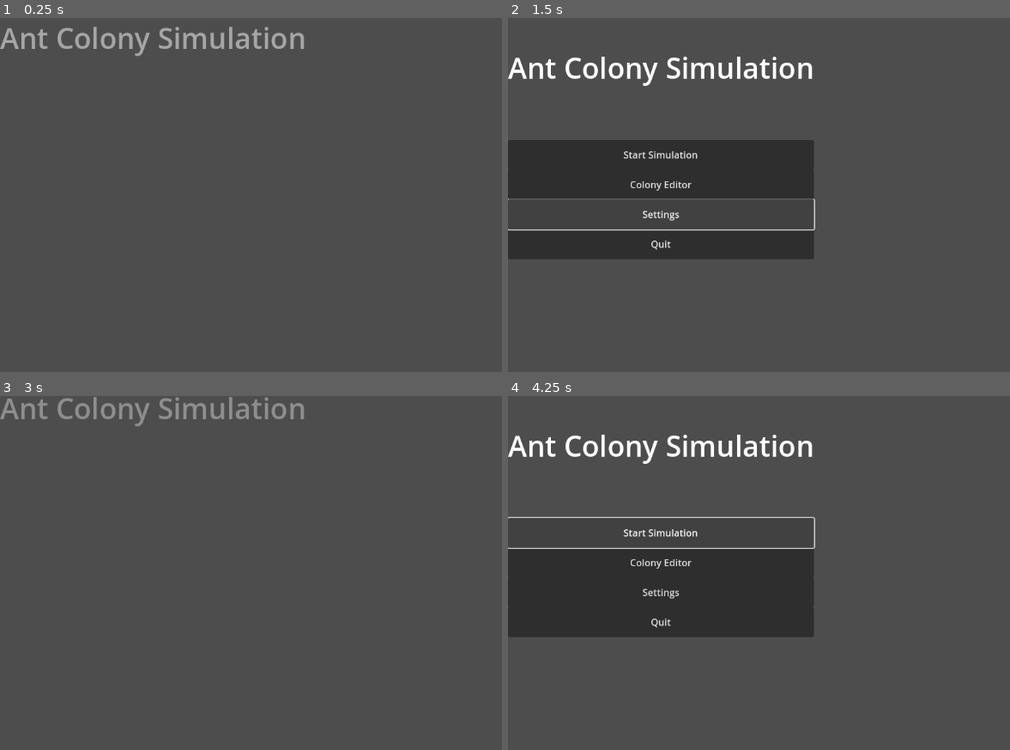
Above: before the commit, frames 1-4 (two rows, left to right).
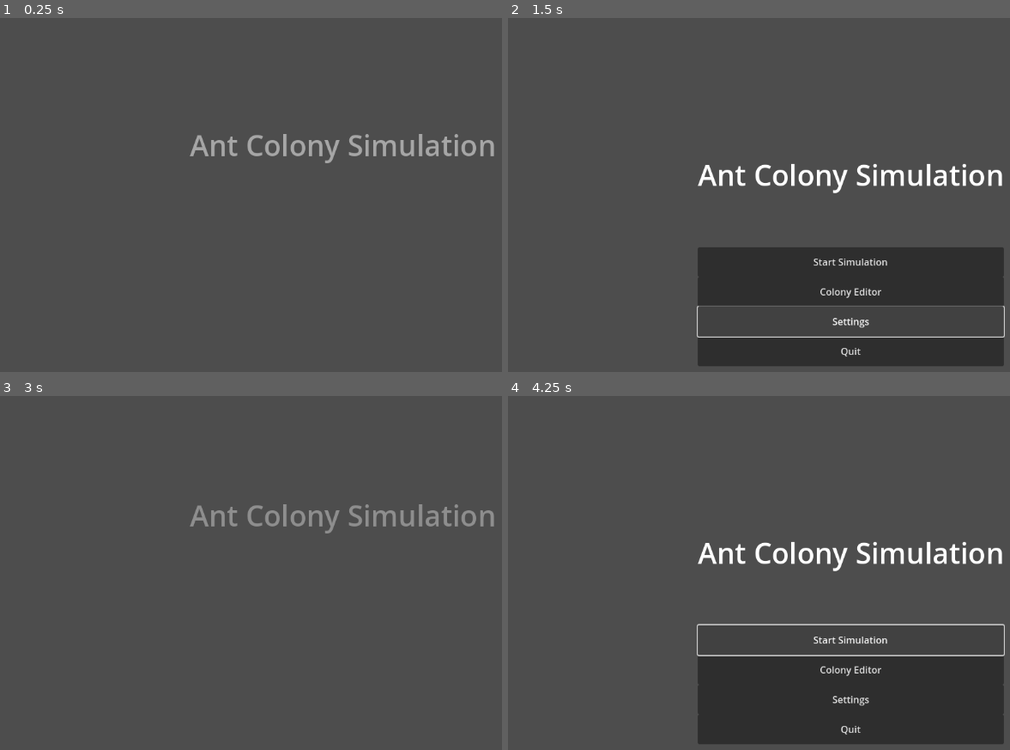
Above: after the commit, the same moments.

Repository: Ctharo/Ant-Colony-Simulation
Game: Godot game, scene res://main.tscn
Same seed, same stepped clock (60 frames per second), same inputs: the game is played once before the commit and once after it.
Inputs (mouse positions are in pixels of both pictures, inside the frame that each line leads up to):
- Up to frame 1 (0.25 s): no input
- Up to frame 2 (1.5 s): move the mouse to (999, 191) at 0.52 s; click "Settings" at 1.25 s
- Up to frame 3 (3 s): click "Colony Editor" at 2 s; click "Back to Main Menu" at 2.75 s
- Up to frame 4 (4.25 s): click "Colony Editor" at 3.5 s

The runs differ from the first frame. In frame 1, 2.7% of the frame differs, in the area x 0-99%, y 2-42%; in frame 2, 31%; in frame 3, 2.6%; in frame 4, 33%, in the area x 0-99%, y 10-99%.

Commit message:
Added first iteration of AntLogicUI

Diff:
--- /dev/null
+++ b/AntLogicUI.gd
@@ -0,0 +1,172 @@
+extends Control
+
+var rule_container: VBoxContainer
+var add_rule_button: Button
+
+enum ComparisonOperator {
+	EQUAL,
+	NOT_EQUAL,
+	GREATER_THAN,
+	LESS_THAN,
+	GREATER_THAN_OR_EQUAL,
+	LESS_THAN_OR_EQUAL
+}
+
+var condition_options = [
+	"food_in_view",
+	"food_in_reach",
+	"energy",
+	"food_carrying_mass",
+	"home_within_reach"
+]
+
+var action_options = [
+	"move_to_nearest_food",
+	"harvest_nearest_food",
+	"return_home",
+	"store_food"
+]
+
+var property_options = [
+	"max_carry_mass",
+	"max_energy",
+	"sight_range",
+	"pheromone_sense_range"
+]
+
+func _ready():
+	create_ui()
+
+func create_ui():
+	var main_container = VBoxContainer.new()
+	main_container.set_anchors_and_offsets_preset(Control.PRESET_FULL_RECT, Control.PRESET_MODE_MINSIZE, 20)
+	add_child(main_container)
+
+	var title = Label.new()
+	title.text = "Ant Logic Editor"
+	title.horizontal_alignment = HORIZONTAL_ALIGNMENT_CENTER
+	title.add_theme_font_size_override("font_size", 24)
+	main_container.add_child(title)
+
+	rule_container = VBoxContainer.new()
+	main_container.add_child(rule_container)
+
+	add_rule_button = Button.new()
+	add_rule_button.text = "Add New Rule"
+	add_rule_button.connect("pressed", Callable(self, "_on_add_rule_pressed"))
+	main_container.add_child(add_rule_button)
+
+func _on_add_rule_pressed():
+	var rule = create_rule()
+	rule_container.add_child(rule)
+
+func create_rule() -> VBoxContainer:
+	var rule = VBoxContainer.new()
+
+	var condition_container = HBoxContainer.new()
+	rule.add_child(condition_container)
+
+	var if_label = Label.new()
+	if_label.text = "If"
+	condition_container.add_child(if_label)
+
+	var condition = OptionButton.new()
+	for option in condition_options:
+		condition.add_item(option)
+	condition_container.add_child(condition)
+
+	var operator = OptionButton.new()
+	for op in ComparisonOperator.keys():
+		operator.add_item(op)
+	condition_container.add_child(operator)
+
+	var value_container = HBoxContainer.new()
+	condition_container.add_child(value_container)
+
+	var value = LineEdit.new()
+	value.placeholder_text = "Value or Expression"
+	value_container.add_child(value)
+
+	var property_button = Button.new()
+	property_button.text = "Insert Property"
+	property_button.connect("pressed", Callable(self, "_on_insert_property_pressed").bind(value))
+	value_container.add_child(property_button)
+
+	var action_container = HBoxContainer.new()
+	rule.add_child(action_container)
+
+	var then_label = Label.new()
+	then_label.text = "Then"
+	action_container.add_child(then_label)
+
+	var action = OptionButton.new()
+	for option in action_options:
+		action.add_item(option)
+	action_container.add_child(action)
+
+	var remove_button = Button.new()
+	remove_button.text = "Remove Rule"
+	remove_button.connect("pressed", Callable(self, "_on_remove_rule_pressed").bind(rule))
+	rule.add_child(remove_button)
+
+	return rule
+
+func _on_remove_rule_pressed(rule: VBoxContainer):
+	rule.queue_free()
+
+func _on_insert_property_pressed(value_field: LineEdit):
+	var popup = PopupMenu.new()
+	for option in property_options:
+		popup.add_item(option)
+
+	popup.connect("id_pressed", Callable(self, "_on_property_selected").bind(value_field))
+	add_child(popup)
+	popup.popup(Rect2(get_global_mouse_position(), Vector2(100, 100)))
+
+func _on_property_selected(id: int, value_field: LineEdit):
+	var selected_property = property_options[id]
+	var current_text = value_field.text
+	var cursor_pos = value_field.caret_column
+
+	var new_text = current_text.substr(0, cursor_pos) + selected_property + current_text.substr(cursor_pos)
+	value_field.text = new_text
+	value_field.caret_column = cursor_pos + selected_property.length()
+
+# Function to get all current rules
+func get_rules() -> Array:
+	var rules = []
+	for rule_node in rule_container.get_children():
+		var condition_container = rule_node.get_child(0)
+		var action_container = rule_node.get_child(1)
+
+		var condition = condition_container.get_child(1).get_item_text(condition_container.get_child(1).selected)
+		var operator = ComparisonOperator.keys()[condition_container.get_child(2).selected]
+		var value = condition_container.get_child(3).get_child(0).text
+		var action = action_container.get_child(1).get_item_text(action_container.get_child(1).selected)
+
+		rules.append({
+			"condition": condition,
+			"operator": operator,
+			"value": value,
+			"action": action
+		})
+	return rules
+
+# Function to set rules (for loading saved rules)
+func set_rules(rules: Array):
+	# Clear existing rules
+	for child in rule_container.get_children():
+		child.queue_free()
+
+	# Add loaded rules
+	for rule_data in rules:
+		var rule = create_rule()
+		rule_container.add_child(rule)
+
+		var condition_container = rule.get_child(0)
+		var action_container = rule.get_child(1)
+
+		condition_container.get_child(1).select(condition_options.find(rule_data["condition"]))
+		condition_container.get_child(2).select(ComparisonOperator.keys().find(rule_data["operator"]))
+		condition_container.get_child(3).get_child(0).text = rule_data["value"]
+		action_container.get_child(1).select(action_options.find(rule_data["action"]))
--- /dev/null
+++ b/AntLogicUI.tscn
@@ -0,0 +1,12 @@
+[gd_scene load_steps=2 format=3 uid="uid://cggsooorowk4v"]
+
+[ext_resource type="Script" path="res://AntLogicUI.gd" id="1_4jkqt"]
+
+[node name="AntLogicUI" type="Control"]
+layout_mode = 3
+anchors_preset = 15
+anchor_right = 1.0
+anchor_bottom = 1.0
+grow_horizontal = 2
+grow_vertical = 2
+script = ExtResource("1_4jkqt")
--- a/center_container.tscn
+++ /dev/null
@@ -1,48 +0,0 @@
-[gd_scene format=3 uid="uid://qny2ngn3k2rd"]
-
-[node name="_CenterContainer_2" type="CenterContainer"]
-anchors_preset = 15
-anchor_right = 1.0
-anchor_bottom = 1.0
-
-[node name="_VBoxContainer_3" type="VBoxContainer" parent="."]
-layout_mode = 2
-
-[node name="_Label_4" type="Label" parent="_VBoxContainer_3"]
-layout_mode = 2
-theme_override_font_sizes/font_size = 48
-text = "Ant Colony Simulation"
-horizontal_alignment = 1
-
-[node name="_Control_5" type="Control" parent="_VBoxContainer_3"]
-layout_mode = 2
-size_flags_vertical = 3
-mouse_filter = 1
-
-[node name="_VBoxContainer_6" type="VBoxContainer" parent="_VBoxContainer_3"]
-layout_mode = 2
-alignment = 1
-
-[node name="_Button_7" type="Button" parent="_VBoxContainer_3/_VBoxContainer_6"]
-custom_minimum_size = Vector2(200, 50)
-layout_mode = 2
-size_flags_horizontal = 3
-text = "Quit"
-
-[node name="_Button_8" type="Button" parent="_VBoxContainer_3/_VBoxContainer_6"]
-custom_minimum_size = Vector2(200, 50)
-layout_mode = 2
-size_flags_horizontal = 3
-text = "Settings"
-
-[node name="_Button_9" type="Button" parent="_VBoxContainer_3/_VBoxContainer_6"]
-custom_minimum_size = Vector2(200, 50)
-layout_mode = 2
-size_flags_horizontal = 3
-text = "Colony Editor"
-
-[node name="_Button_10" type="Button" parent="_VBoxContainer_3/_VBoxContainer_6"]
-custom_minimum_size = Vector2(200, 50)
-layout_mode = 2
-size_flags_horizontal = 3
-text = "Start Simulation"
--- a/main.gd
+++ b/main.gd
@@ -36,6 +36,7 @@
 	main_container.add_child(button_container)
 
 	# Create buttons
+	# in reverse order because I can't figure out else to get them to load correctly
 	create_button("Quit", button_container)
 	create_button("Settings", button_container)
 	create_button("Colony Editor", button_container)
--- a/main.tscn
+++ b/main.tscn
@@ -4,5 +4,9 @@
 
 [node name="Main" type="Control"]
 layout_mode = 3
-anchors_preset = 0
+anchors_preset = 15
+anchor_right = 1.0
+anchor_bottom = 1.0
+grow_horizontal = 2
+grow_vertical = 2
 script = ExtResource("1_bu87y")
